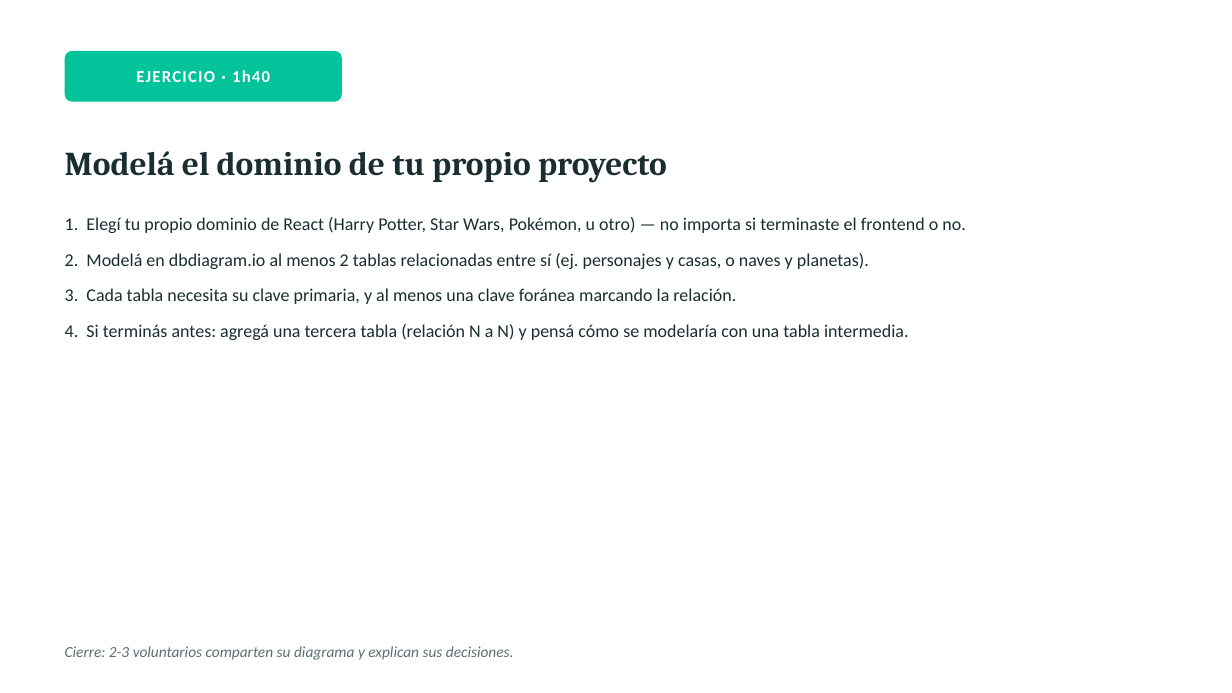
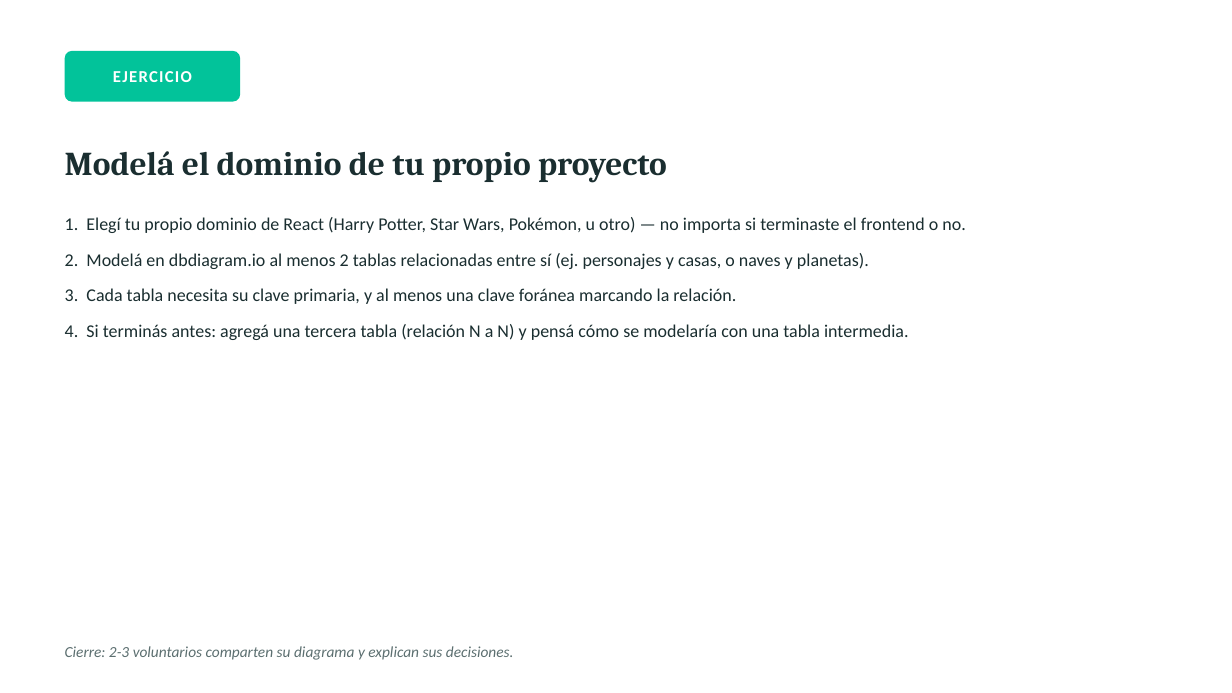
Before and after one commit to rafaelmogollon-gm2dev/backend-bootcamp-manejo-de-datos, a slide deck: slide 13 of clases/clase-1/presentacion.pptx. Drawn at 1232x693 pixels with LibreOffice and Linux fonts; fonts in the diff are those of the drawing. Boxes give left, top, right and bottom in pixels: in the first picture for what was removed or moved away, otherwise in the second. Text is boxed around its words. In the diff, an @@ line names an element or a change of style, - is before the commit and + after.

```diff
--- a/clases/clase-1/presentacion.pptx
+++ b/clases/clase-1/presentacion.pptx
@@ rounded rectangle: place and size @@
-rounded rectangle at (65,51,342,102)
+rounded rectangle at (65,51,240,102)
@@ text at (113,71,192,82): text changed @@
-EJERCICIO · 1h40
+EJERCICIO
```
Also in this commit, not shown: 6 other slides changed, 4 other files.
